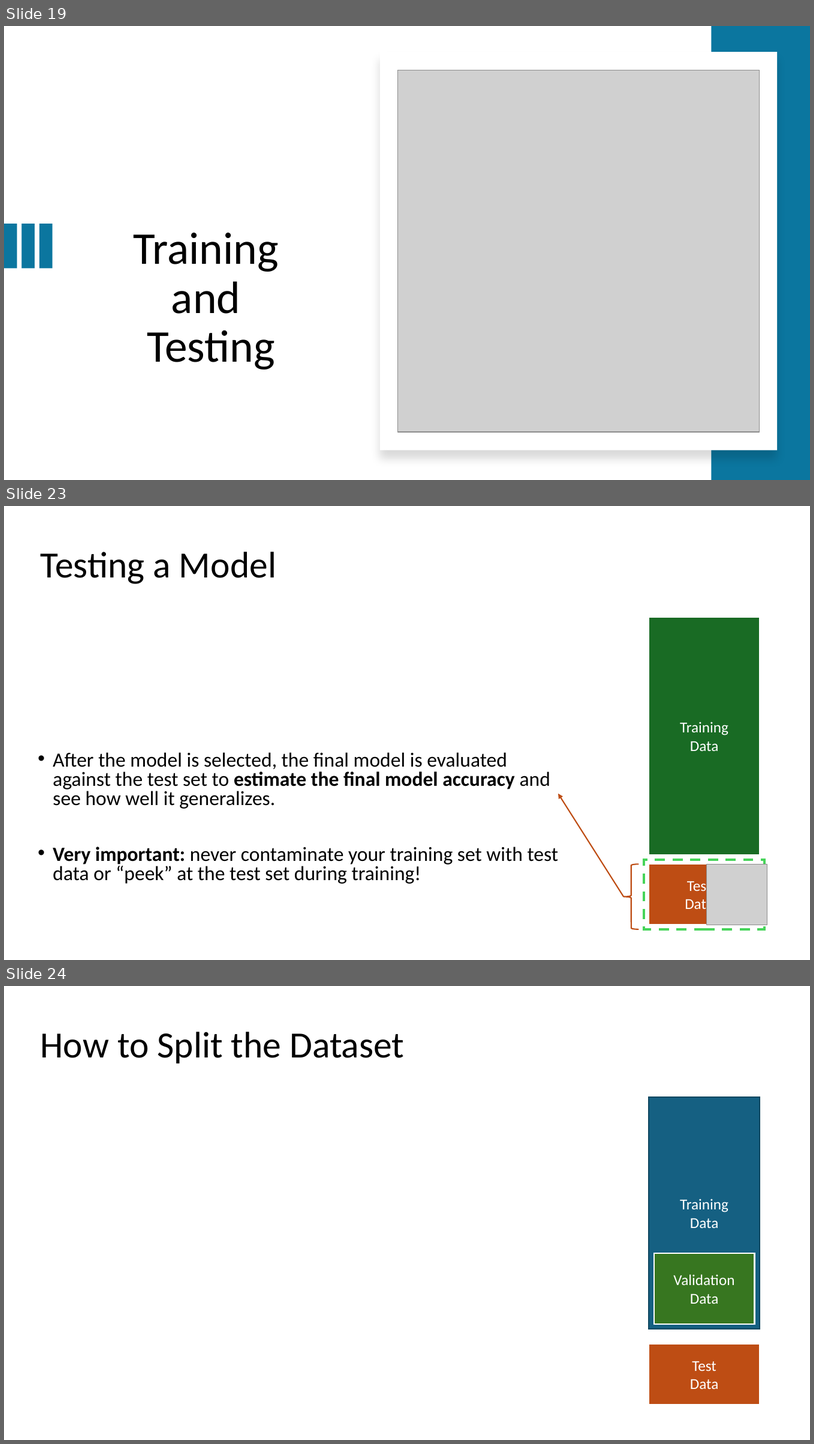
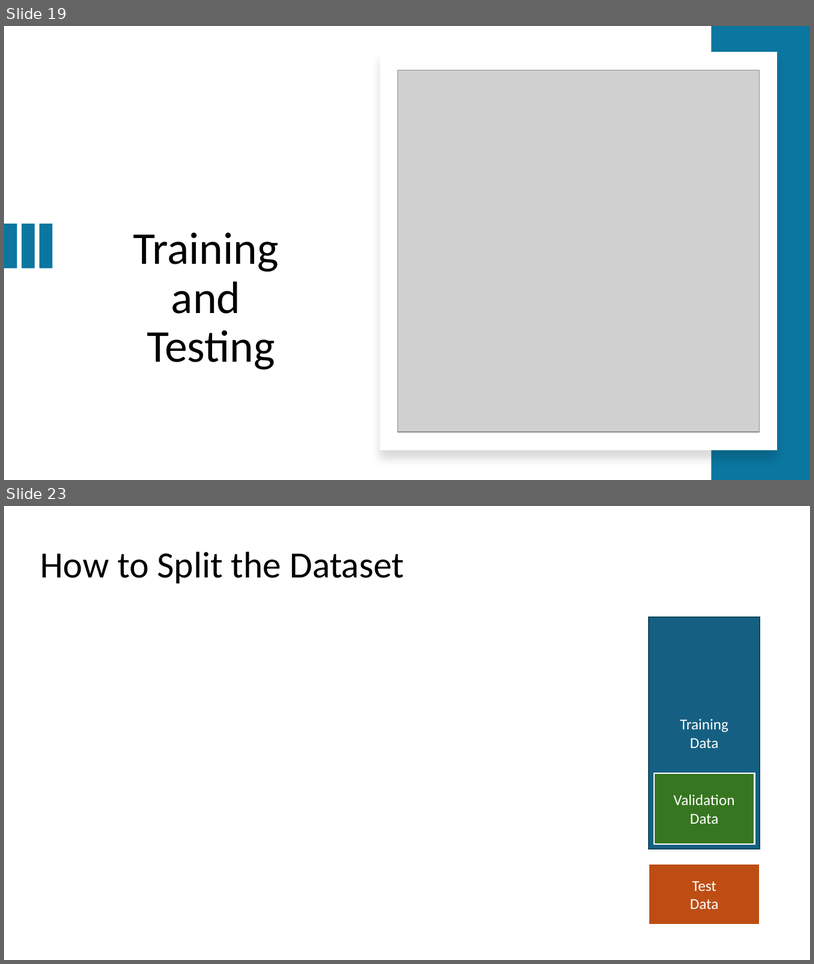
Before and after one commit to mhahsler/CS7320-AI, a slide deck: slides/19_ML_intro.pptx. Shown one above the other, each under a label of ours: slides 19, 23 and 24 before the commit, slides 19 and 23 after it; the slides between them are not shown. The pictures are 814x1444 and 814x964 pixels, drawn with LibreOffice and Linux fonts; fonts in the diff are those of the drawing; grey boxes stand for pictures. Boxes give left, top, right and bottom in pixels: in the first picture for what was removed or moved away, otherwise in the second. Text is boxed around its words. In the diff, an @@ line names an element or a change of style, - is before the commit and + after.

```diff
--- a/slides/19_ML_intro.pptx
+++ b/slides/19_ML_intro.pptx
@@ slide 23 removed at bbox=[4, 506, 810, 960], background #FFFFFF @@
@@ title removed at bbox=[40, 552, 276, 584] @@
-Testing a Model
@@ rectangle removed at bbox=[650, 617, 760, 855] @@
-Training
-Data
@@ text removed at bbox=[53, 752, 559, 883] @@
-• After the model is selected, the final model is evaluated against the test set to estimate the final model accuracy and see how well it generalizes.
-• Very important: never contaminate your training set with test data or “peek” at the test set during training!
@@ arrow removed from (624, 896) to (559, 793) @@
@@ left brace removed at bbox=[624, 864, 639, 930] @@
@@ rectangle removed at bbox=[644, 859, 765, 929] @@
@@ rectangle removed at bbox=[650, 864, 760, 925] @@
-Test
-Data
@@ picture removed at bbox=[707, 864, 767, 925] @@
@@ what was slide 24 is now slide 23 @@
```
Also in this commit, not shown: 6 slides changed, 9 other files.
